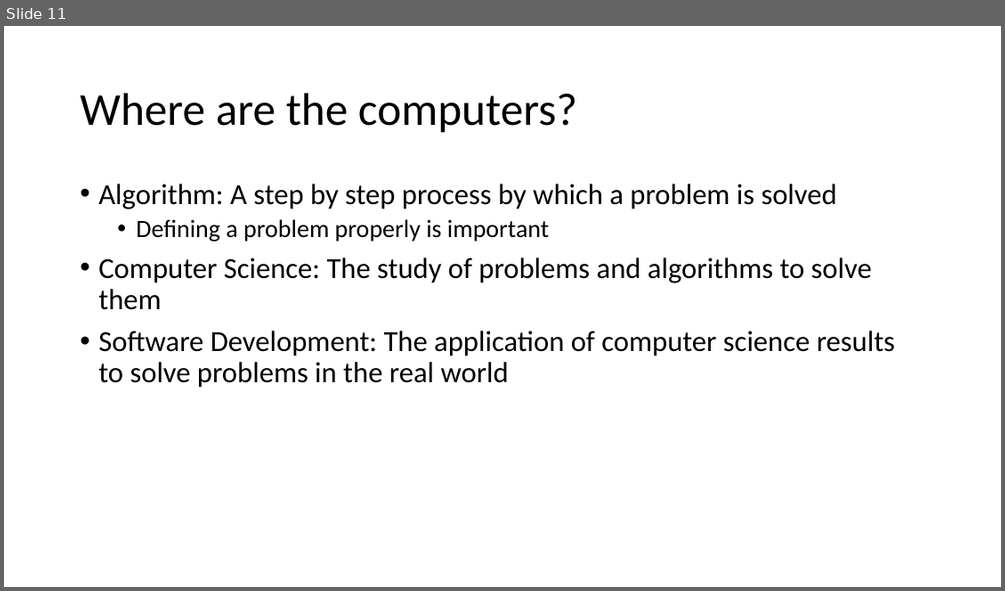
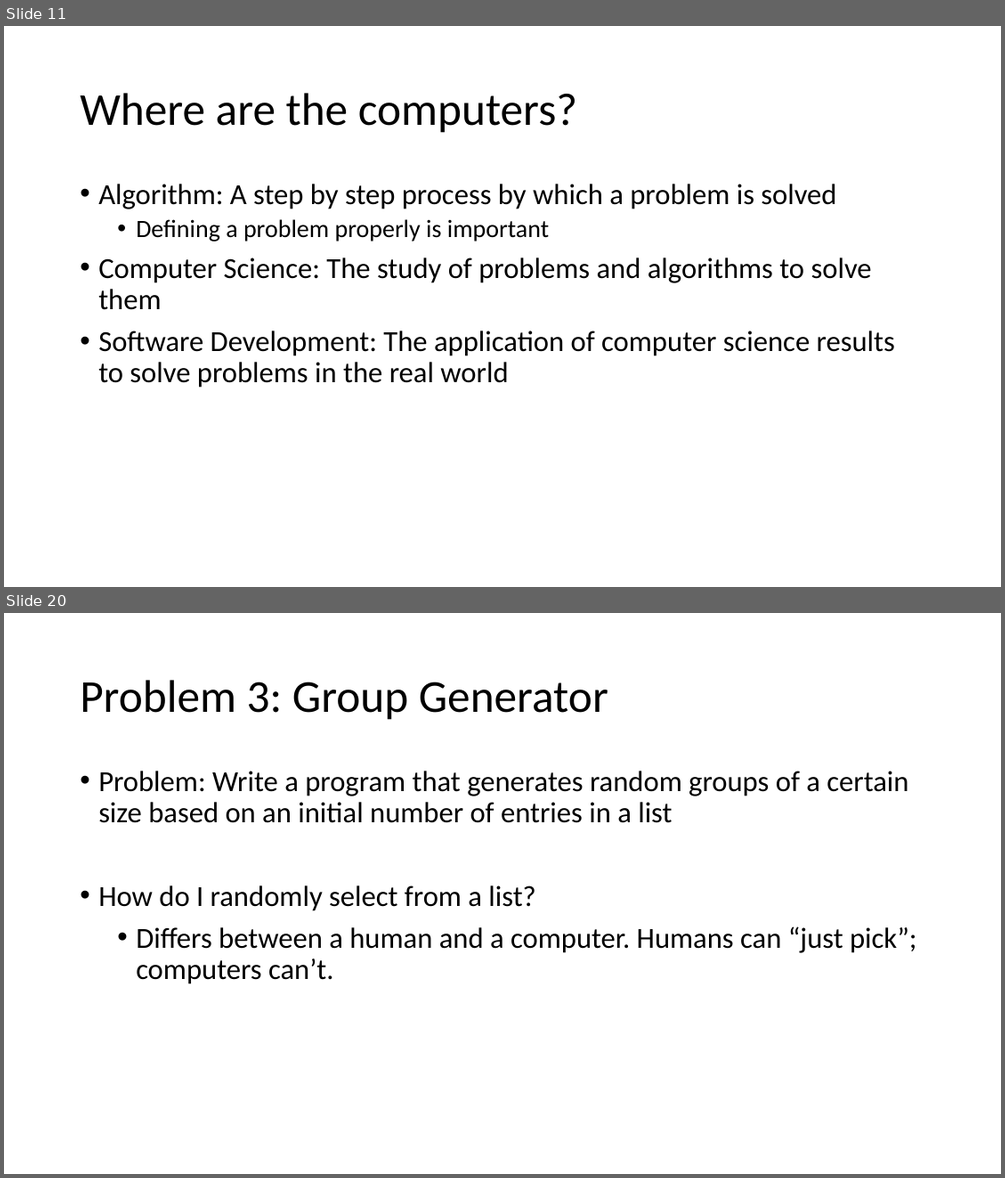
Before and after one commit to MrJoshGross/Course-Curricular-Material, a slide deck: Computer Science Discoveries/Lectures/Lecture 0 - Problems and Problem Solving.pptx. Shown one above the other, each under a label of ours: slide 11 before the commit, slides 11 and 20 after it; the slides between them are not shown. The pictures are 1005x591 and 1005x1178 pixels, drawn with LibreOffice and Linux fonts; fonts in the diff are those of the drawing. Boxes give left, top, right and bottom in pixels: in the first picture for what was removed or moved away, otherwise in the second. Text is boxed around its words. In the diff, an @@ line names an element or a change of style, - is before the commit and + after.

Commit message:
Expand on algorithm designs, add problems 3 and 4

```diff
--- a/Computer Science Discoveries/Lectures/Lecture 0 - Problems and Problem Solving.pptx
+++ b/Computer Science Discoveries/Lectures/Lecture 0 - Problems and Problem Solving.pptx
@@ slide 20 added at box(4, 613, 1001, 1174), background #FFFFFF @@
@@ title added at box(80, 680, 608, 720), 44 pt, text #000000 @@
+Problem 3: Group Generator
@@ text added at box(98, 771, 917, 984), 28 pt, text #000000 @@
+• Problem: Write a program that generates random groups of a certain size based on an initial number of entries in a list
+• How do I randomly select from a list?
+  • Differs between a human and a computer. Humans can “just pick”; computers can’t.
```
Also in this commit, not shown: 9 slides changed, 25 other slides added, 1 other file.
